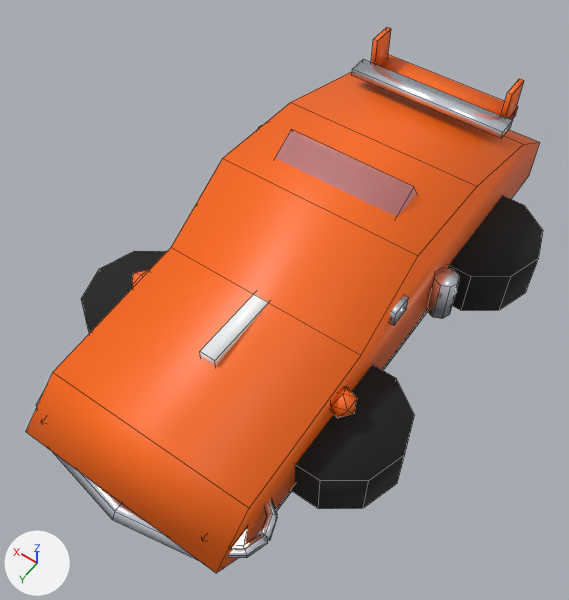
Before and after pictures for a commit that changed the Blender file assets-src/friccion/friccion.blend.
One viewpoint serves both versions: a 50 mm lens placed at (-1.19, 3.18, 2.93), pointed at (0.03, 1.47, 0.25). Every picture has the same lights, and +X, +Y and +Z are marked at lower left. The picture after the commit comes second. Mesh edges are drawn as thin lines.

In view in the first picture: 'Friccion'.
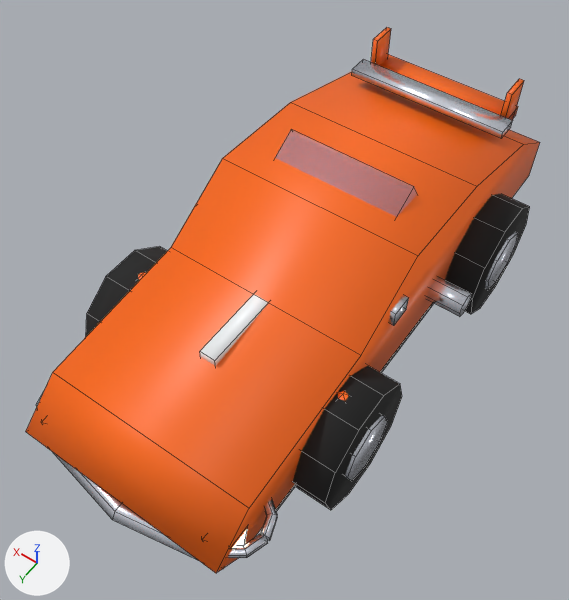
Edits to the bpy script that builds the scene:
```text
Change me_friccion:
    used by ob_friccion; location = (0.0, 0.0, 0.0)
    remove me_friccion.from_pydata(...)  # 392 vertices, 347 faces; spans x -0.77..0.77, y 0.0..2.6, z 0.0..0.77
    add me_friccion.from_pydata(...)  # 456 vertices, 387 faces; spans x -0.62..0.62, y 0.0..2.6, z -0.1..0.77
    me_friccion part 1: a new loose piece, an 8-sided cylinder along x spanning x -0.62..-0.35, y 1.68..1.98, z 0.02..0.32, in mat_metal (white #f0f4ff)
    me_friccion part 2: a new loose piece, a 10-sided cylinder along x spanning x -0.61..-0.37, y 0.38..0.94, z -0.1..0.44, in mat_rubber (black #1a1a1a)
    me_friccion part 3: a new loose piece, an 8-sided cylinder along x spanning x -0.62..-0.35, y 0.51..0.81, z 0.02..0.32, in mat_metal (white #f0f4ff)
    me_friccion part 4
    24 vertices are removed from x -0.77..-0.21, y 0.39..2.1, z 0.05..0.29
    20 faces are deleted
    52 vertices move from x -0.77..0.77, y 0.49..2.1, z 0.05..0.38 to x -0.62..0.61, y 0.94..2.11, z -0.1..0.44
    22 vertices are added at x -0.61..0.62, y 0.38..2.06, z -0.1..0.44
    13 new vertices lie (0.24, 0.0, 0.0) away from vertices in x -0.61..0.37, y 0.38..1.92, z -0.1..0.44
    5 new vertices lie (0.27, 0.0, 0.0) away from vertices in x 0.35, y 1.73..1.98, z 0.02..0.27
    20 new faces join them, mat_rubber (black #1a1a1a)
    10 new faces join them, mat_metal (white #f0f4ff)
    other edits to the shape of me_friccion do not show in these pictures
```

Boxes [x1, y1, x2, y2] around the edits, measured in the pictures (569 x 600 px; the box of a moved part takes in the faces that stretch with it):
'Friccion', reshaped
    before: [26, 27, 543, 573]
    after: [26, 27, 540, 573]
part 1 of me_friccion, added
    after: [345, 415, 387, 481]
part 2 of me_friccion, added
    after: [445, 194, 530, 314]
part 3 of me_friccion, added
    after: [486, 232, 518, 290]
part 4 of me_friccion, moved or reshaped
    before: [81, 195, 543, 509]
    after: [86, 246, 472, 510]
